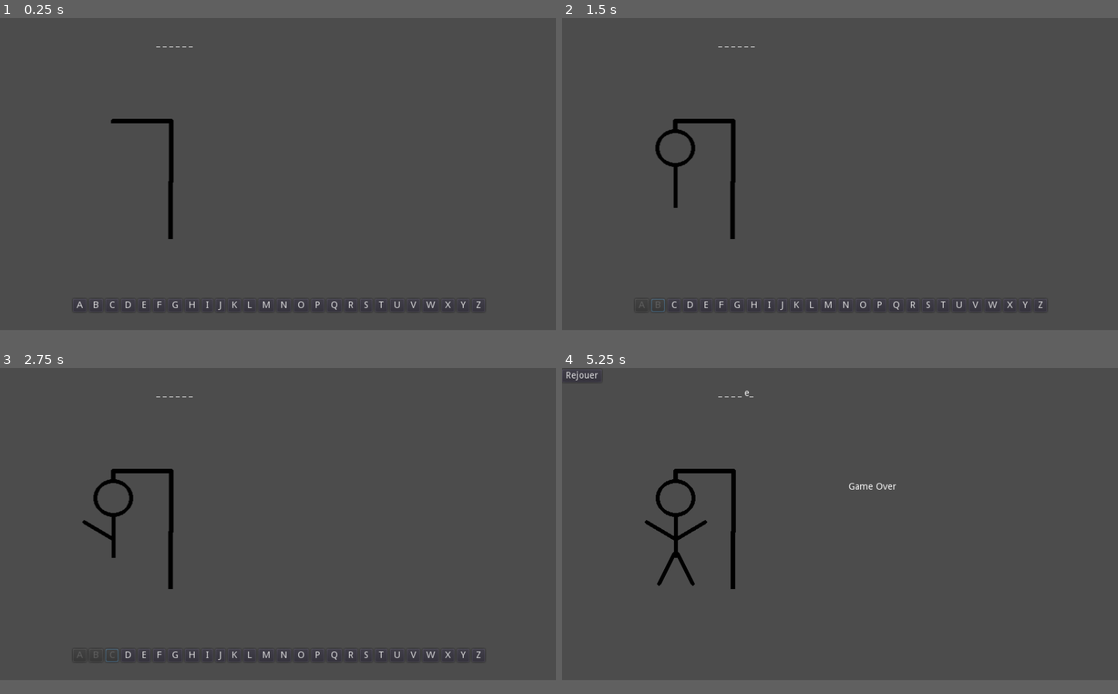
Above: before the commit, frames 1-4 (two rows, left to right).
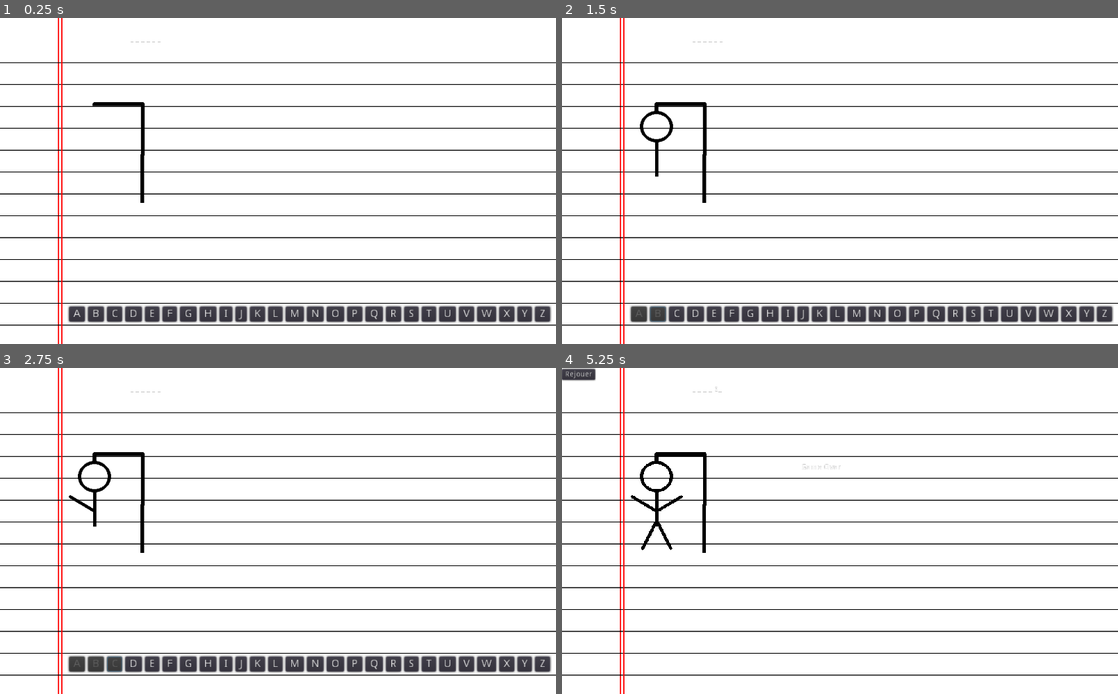
Above: after the commit, the same moments.

Repository: Jelared/Project-Jeu_du_Pendu
Game: Godot game, scene res://scenes/Main.tscn
Same seed, same stepped clock (60 frames per second), same inputs: the game is played once before the commit and once after it.
Inputs:
- Up to frame 1 (0.25 s): no input
- Up to frame 2 (1.5 s): click "A" at 0.5 s; click "B" at 1.25 s
- Up to frame 3 (2.75 s): click "C" at 2 s
- Up to frame 4 (5.25 s): click "D" at 2.75 s; click "E" at 3.5 s; click "F" at 4.25 s; click "G" at 5 s
In our replay, the window is 800x449 before the commit and 800x469 after it. These sizes can differ from the game's own. Grey fills any space a smaller window leaves; there, only what the larger window draws over its background counts as a difference.

The runs differ from the first frame. In frame 1, 92% of the frame differs, in the area x 0-100%, y 0-100%; in frame 2, 92%; in frame 3, 92%; in frame 4, 95%.

Commit message:
update 08-09-2022
Background

Diff:
--- a/project.godot
+++ b/project.godot
@@ -20,8 +20,8 @@
 
 [display]
 
-window/size/width=854
-window/size/height=480
+window/stretch/mode="2d"
+window/stretch/aspect="expand"
 
 [physics]
 
--- a/scenes/Main.tscn
+++ b/scenes/Main.tscn
@@ -12,6 +12,7 @@
 [ext_resource path="res://Sprites/SP0.png" type="Texture" id=10]
 [ext_resource path="res://Sons/confirm_style_1_001.wav" type="AudioStream" id=11]
 [ext_resource path="res://Sons/error_style_2_001.wav" type="AudioStream" id=12]
+[ext_resource path="res://Sprites/Page.png" type="Texture" id=13]
 
 [sub_resource type="SpriteFrames" id=1]
 animations = [ {
@@ -29,7 +30,10 @@
 script = ExtResource( 1 )
 groupe_clavier = ExtResource( 2 )
 
-[node name="CanvasLayer" type="CanvasLayer" parent="."]
+[node name="Page" type="Sprite" parent="."]
+position = Vector2( 536, 662 )
+scale = Vector2( 0.5, 0.5 )
+texture = ExtResource( 13 )
 
 [node name="Affichage" type="RichTextLabel" parent="."]
 margin_left = 240.0
@@ -38,10 +42,11 @@
 margin_bottom = 94.0
 
 [node name="HBoxContainer" type="HBoxContainer" parent="."]
-margin_left = 112.0
-margin_top = 430.0
-margin_right = 745.0
-margin_bottom = 450.0
+margin_left = 127.0
+margin_top = 529.0
+margin_right = 760.0
+margin_bottom = 549.0
+rect_scale = Vector2( 1.4, 1.4 )
 
 [node name="Button_A" type="Button" parent="HBoxContainer"]
 margin_right = 21.0
Binary file added: Sprites/Page.png
Not shown, added: Sprites/Page.png.import
Not shown: 1 places in scenes/Main.tscn that only renumber resources
